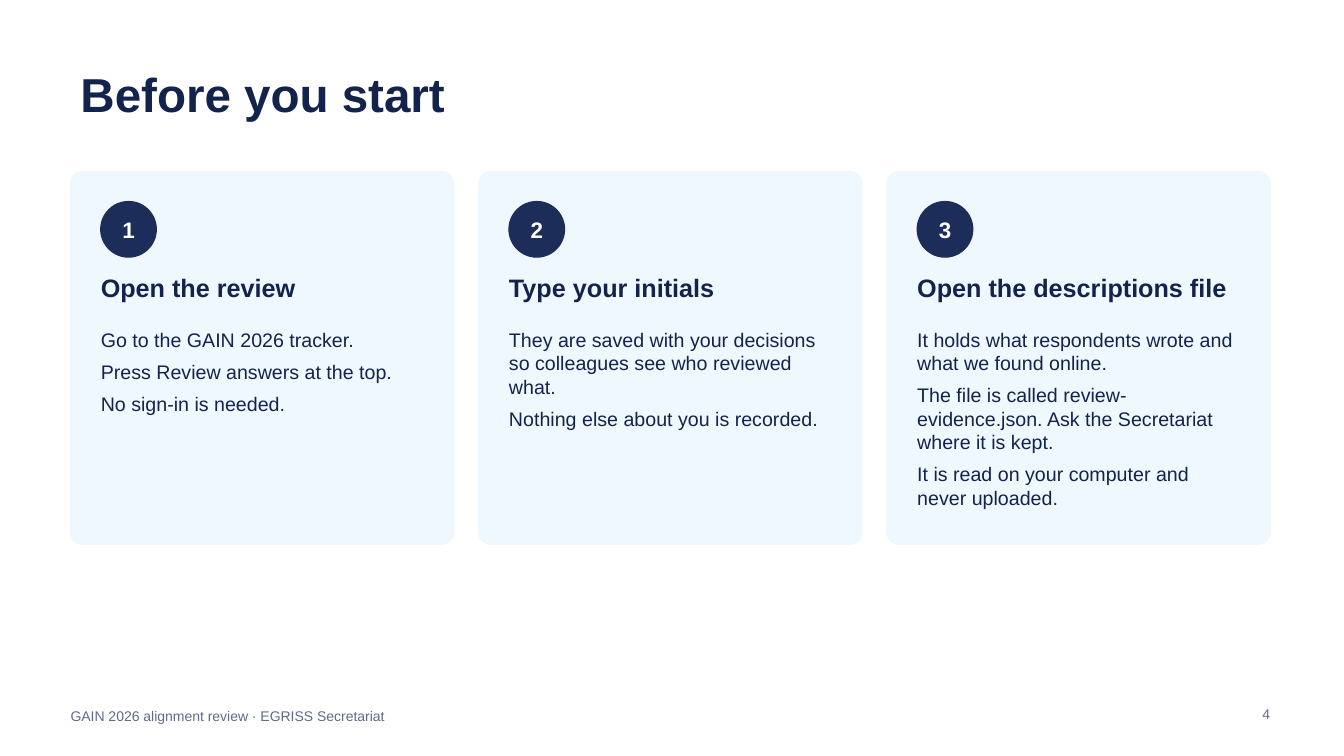
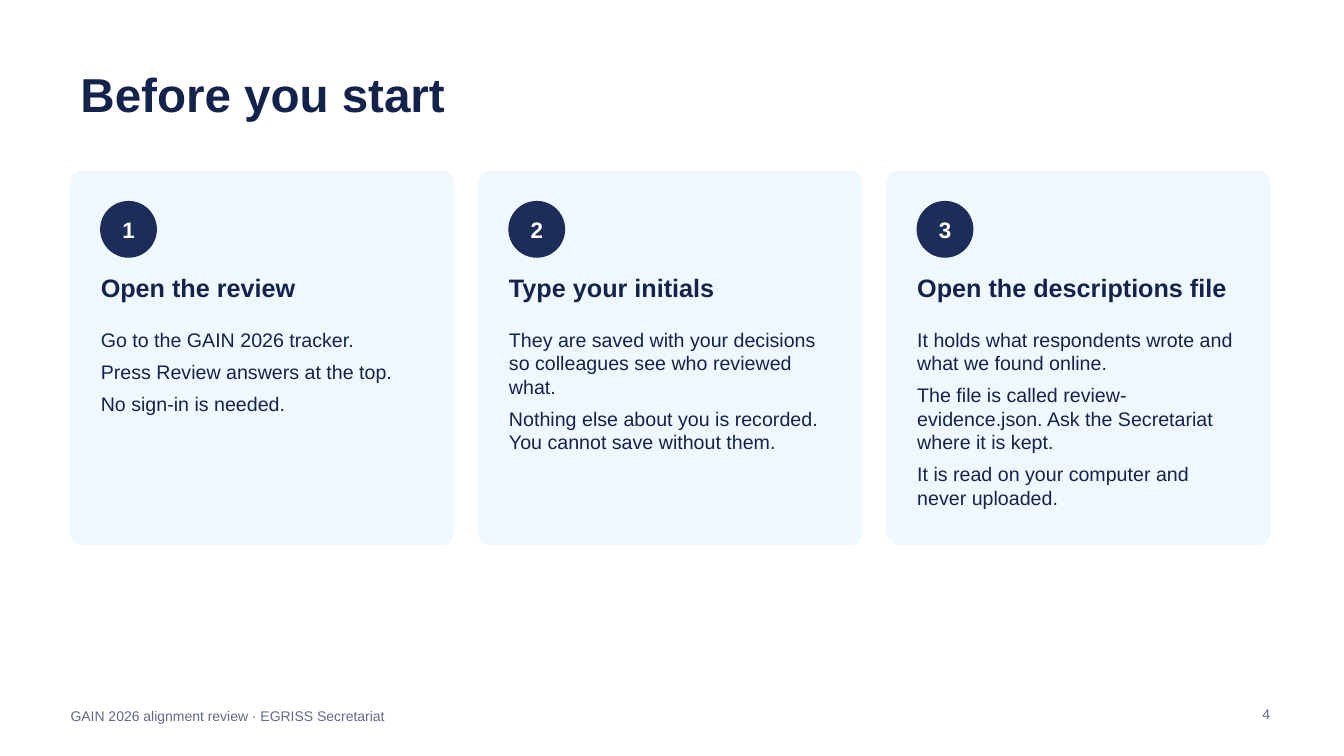
Before and after one commit to egrisstats/GAIN-story, a slide deck: slide 4 of dashboard/review-guide.pptx. Drawn at 1344x756 pixels with LibreOffice and Linux fonts; fonts in the diff are those of the drawing. Boxes give left, top, right and bottom in pixels: in the first picture for what was removed or moved away, otherwise in the second. Text is boxed around its words. In the diff, an @@ line names an element or a change of style, - is before the commit and + after.

```diff
--- a/dashboard/review-guide.pptx
+++ b/dashboard/review-guide.pptx
@@ text at (509,411,818,450): text changed @@
-Nothing else about you is recorded.
+Nothing else about you is recorded. You cannot save without them.
```
Also in this commit, not shown: 3 other slides changed, 2 other files.
